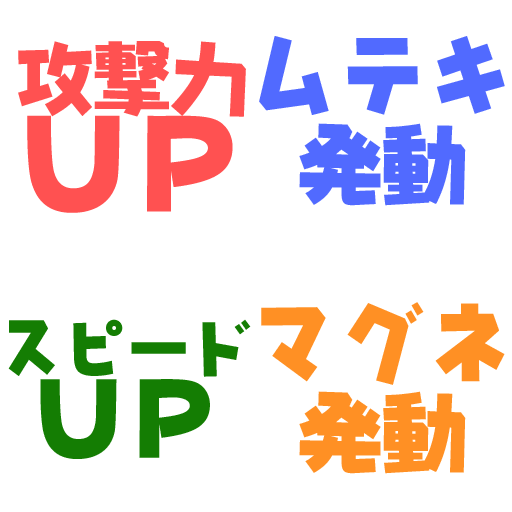
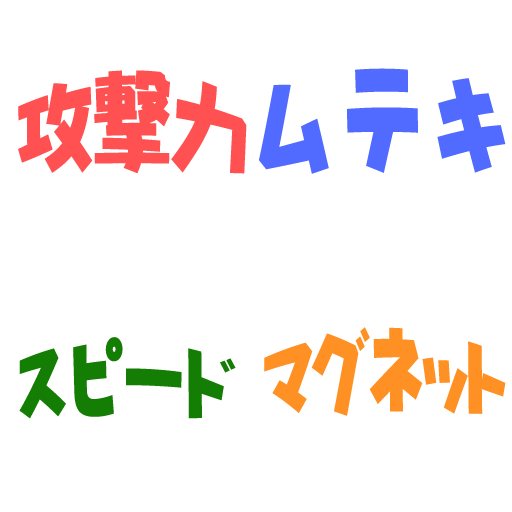
Layers edited between the first and the second 512 x 512 image:
renamed "マグネ 発動" to "マグネット", painted on it over [261, 302, 506, 474]
renamed "ムテキ 発動" to "ムテキ", painted on it over [259, 36, 506, 206]
renamed "スピード ＵＰ" to "スピード", painted on it over [8, 319, 251, 459]
renamed "攻撃力 ＵＰ" to "攻撃力", painted on it over [18, 41, 247, 213]
